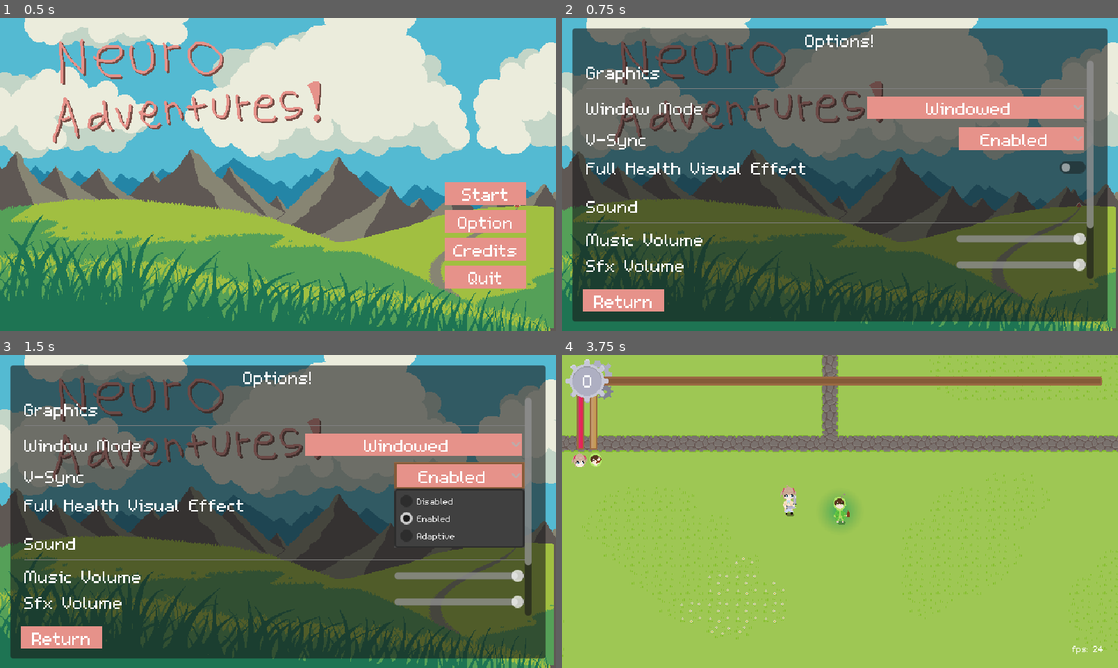
Above: before the commit, frames 1-4 (two rows, left to right).
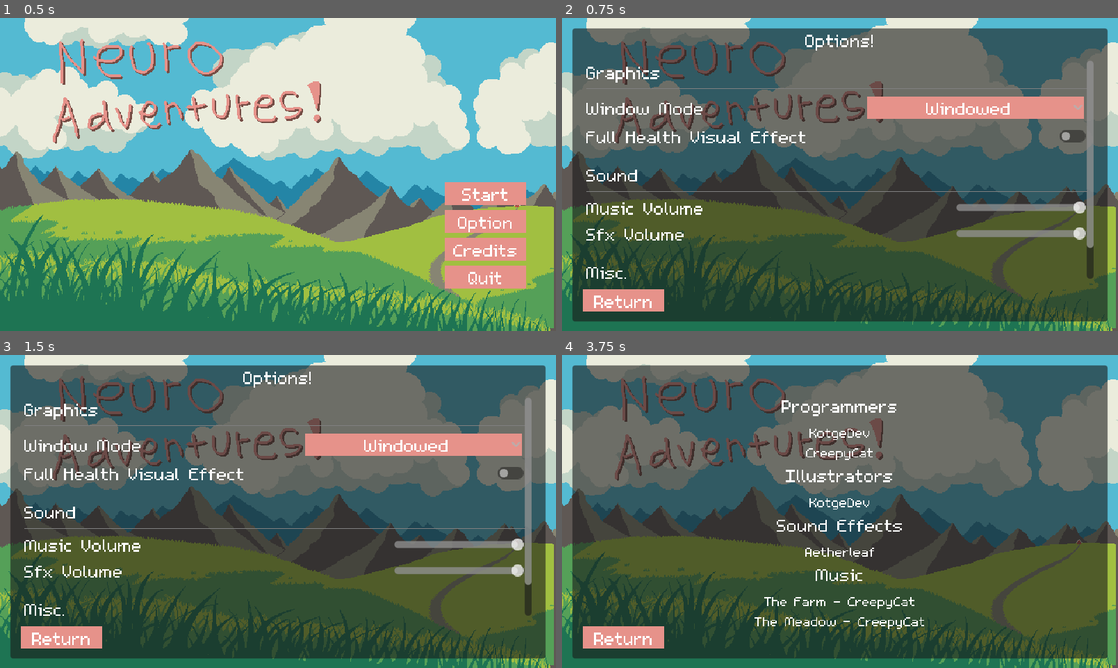
Above: after the commit, the same moments.

Repository: KotgeDev/Neuro-Adventures
Game: Godot game, scene res://scenes/ui/menu.tscn
Same seed, same stepped clock (60 frames per second), same inputs: the game is played once before the commit and once after it.
Inputs (mouse positions are in pixels of both pictures, inside the frame that each line leads up to):
- Up to frame 1 (0.5 s): no input
- Up to frame 2 (0.75 s): click "Option" at 0.5 s
- Up to frame 3 (1.5 s): click (461, 473) at 1.25 s, where only the run before the commit has a clickable "Enabled"
- Up to frame 4 (3.75 s): click "Return" at 2 s; click "Credits" at 2.75 s; click (1045, 530) at 3.5 s, where only the run before the commit has a clickable "Start"

Frame 1 is identical in both runs. In frame 2, 6.1% of the frame differs, in the area x 4-96%, y 34-84%; in frame 3, 9.8%; in frame 4, 96%, in the area x 0-100%, y 0-100%.

Commit message:
last update before optimization

Diff:
--- a/scenes/maps/farm.tscn
+++ b/scenes/maps/farm.tscn
@@ -610,7 +610,7 @@
 }
 point_count = 5
 
-[node name="Farm" type="Node2D" groups=["map"]]
+[node name="Farm" type="Node2D"]
 y_sort_enabled = true
 script = ExtResource("1_wx0jl")
 
--- a/scenes/options/options_menu.tscn
+++ b/scenes/options/options_menu.tscn
@@ -1,9 +1,8 @@
-[gd_scene load_steps=9 format=3 uid="uid://b6j6utnkndtjo"]
+[gd_scene load_steps=8 format=3 uid="uid://b6j6utnkndtjo"]
 
 [ext_resource type="Script" path="res://scripts/options/options_menu.gd" id="1_ap703"]
 [ext_resource type="Theme" uid="uid://cbqv70ya041cw" path="res://assets/themes/default_theme.tres" id="3_fx5r4"]
 [ext_resource type="Script" path="res://scripts/options/window_mode_options.gd" id="4_s65oh"]
-[ext_resource type="Script" path="res://scripts/options/vsync_options.gd" id="4_y0ndy"]
 [ext_resource type="PackedScene" uid="uid://b3ylcqvevfyfh" path="res://scenes/options/volume_slider.tscn" id="5_05trf"]
 [ext_resource type="Script" path="res://scripts/options/full_health_toggle.gd" id="5_ogmc3"]
 [ext_resource type="Script" path="res://scripts/options/fps_counter_toggle.gd" id="6_s04cr"]
@@ -93,29 +92,8 @@
 popup/item_3/id = 3
 script = ExtResource("4_s65oh")
 
-[node name="VsyncContainer" type="HBoxContainer" parent="OptionsPanel/ScrollContainer/VBoxContainer"]
-layout_mode = 2
-
-[node name="Label" type="Label" parent="OptionsPanel/ScrollContainer/VBoxContainer/VsyncContainer"]
-layout_mode = 2
-size_flags_horizontal = 3
-text = "V-Sync"
-
-[node name="VsyncOptions" type="OptionButton" parent="OptionsPanel/ScrollContainer/VBoxContainer/VsyncContainer"]
-custom_minimum_size = Vector2(150, 0)
-layout_mode = 2
-alignment = 1
-item_count = 3
-selected = 1
-popup/item_0/text = "Disabled"
-popup/item_0/id = 0
-popup/item_1/text = "Enabled"
-popup/item_1/id = 1
-popup/item_2/text = "Adaptive"
-popup/item_2/id = 2
-script = ExtResource("4_y0ndy")
-
 [node name="FullHealthContainer" type="HBoxContainer" parent="OptionsPanel/ScrollContainer/VBoxContainer"]
+unique_name_in_owner = true
 layout_mode = 2
 
 [node name="Label" type="Label" parent="OptionsPanel/ScrollContainer/VBoxContainer/FullHealthContainer"]
--- /dev/null
+++ b/scenes/ui/credits.tscn
@@ -0,0 +1,117 @@
+[gd_scene load_steps=3 format=3 uid="uid://bnaykxnl0tv10"]
+
+[ext_resource type="Script" path="res://scripts/ui/credits.gd" id="1_epnf3"]
+[ext_resource type="Script" path="res://scripts/ui/button_with_sfx.gd" id="1_y1d8a"]
+
+[node name="Credits" type="Control"]
+layout_mode = 3
+anchors_preset = 0
+offset_right = 40.0
+offset_bottom = 40.0
+script = ExtResource("1_epnf3")
+
+[node name="CreditsPanel" type="Panel" parent="."]
+layout_mode = 1
+anchors_preset = 8
+anchor_left = 0.5
+anchor_top = 0.5
+anchor_right = 0.5
+anchor_bottom = 0.5
+offset_left = -8.0
+offset_top = -8.5
+offset_right = 608.0
+offset_bottom = 328.5
+grow_horizontal = 2
+grow_vertical = 2
+
+[node name="CenterContainer" type="CenterContainer" parent="CreditsPanel"]
+layout_mode = 1
+anchors_preset = 8
+anchor_left = 0.5
+anchor_top = 0.5
+anchor_right = 0.5
+anchor_bottom = 0.5
+offset_left = -110.5
+offset_top = -138.5
+offset_right = 110.5
+offset_bottom = 138.5
+grow_horizontal = 2
+grow_vertical = 2
+
+[node name="VBoxContainer" type="VBoxContainer" parent="CreditsPanel/CenterContainer"]
+layout_mode = 2
+
+[node name="Title1" type="Label" parent="CreditsPanel/CenterContainer/VBoxContainer"]
+custom_minimum_size = Vector2(0, 30)
+layout_mode = 2
+text = "Programmers"
+horizontal_alignment = 1
+
+[node name="Label2" type="Label" parent="CreditsPanel/CenterContainer/VBoxContainer"]
+layout_mode = 2
+theme_override_font_sizes/font_size = 24
+text = "KotgeDev"
+horizontal_alignment = 1
+
+[node name="Label3" type="Label" parent="CreditsPanel/CenterContainer/VBoxContainer"]
+layout_mode = 2
+theme_override_font_sizes/font_size = 24
+text = "CreepyCat"
+horizontal_alignment = 1
+
+[node name="Title2" type="Label" parent="CreditsPanel/CenterContainer/VBoxContainer"]
+custom_minimum_size = Vector2(0, 30)
+layout_mode = 2
+text = "Illustrators"
+horizontal_alignment = 1
+
+[node name="Label5" type="Label" parent="CreditsPanel/CenterContainer/VBoxContainer"]
+layout_mode = 2
+theme_override_font_sizes/font_size = 24
+text = "KotgeDev"
+horizontal_alignment = 1
+
+[node name="Title3" type="Label" parent="CreditsPanel/CenterContainer/VBoxContainer"]
+custom_minimum_size = Vector2(0, 30)
+layout_mode = 2
+text = "Sound Effects"
+horizontal_alignment = 1
+
+[node name="Label7" type="Label" parent="CreditsPanel/CenterContainer/VBoxContainer"]
+layout_mode = 2
+theme_override_font_sizes/font_size = 24
+text = "Aetherleaf
+"
+horizontal_alignment = 1
+
+[node name="Title4" type="Label" parent="CreditsPanel/CenterContainer/VBoxContainer"]
+custom_minimum_size = Vector2(0, 30)
+layout_mode = 2
+text = "Music"
+horizontal_alignment = 1
+
+[node name="Label10" type="Label" parent="CreditsPanel/CenterContainer/VBoxContainer"]
+layout_mode = 2
+theme_override_font_sizes/font_size = 24
+text = "The Farm - CreepyCat
+"
+horizontal_alignment = 1
+
+[node name="Label11" type="Label" parent="CreditsPanel/CenterContainer/VBoxContainer"]
+layout_mode = 2
+theme_override_font_sizes/font_size = 24
+text = "The Meadow - CreepyCat
+"
+horizontal_alignment = 1
+
+[node name="ReturnButton" type="Button" parent="."]
+custom_minimum_size = Vector2(100, 0)
+layout_mode = 0
+offset_left = 21.0
+offset_top = 309.0
+offset_right = 121.0
+offset_bottom = 341.0
+text = "Return"
+script = ExtResource("1_y1d8a")
+
+[connection signal="pressed" from="ReturnButton" to="." method="_on_return_button_pressed"]
--- a/scenes/ui/hud.tscn
+++ b/scenes/ui/hud.tscn
@@ -71,6 +71,7 @@
 
 [node name="AiBarFull" type="Sprite2D" parent="HealthBars"]
 unique_name_in_owner = true
+visible = false
 material = ExtResource("12_x3twt")
 position = Vector2(46, 113)
 texture = ExtResource("3_h2em7")
@@ -89,6 +90,7 @@
 
 [node name="CollabPartnerBarFull" type="Sprite2D" parent="HealthBars"]
 unique_name_in_owner = true
+visible = false
 material = ExtResource("12_x3twt")
 position = Vector2(61, 113)
 texture = ExtResource("6_uyxdy")
--- a/scenes/ui/menu.tscn
+++ b/scenes/ui/menu.tscn
@@ -6,6 +6,7 @@
 [ext_resource type="Script" path="res://scripts/ui/button_with_sfx.gd" id="3_q60to"]
 [ext_resource type="PackedScene" uid="uid://dh53uv4y0tqn3" path="res://scenes/shared/music_player.tscn" id="4_ddx3h"]
 [ext_resource type="AudioStream" uid="uid://br2sr5r7ybai2" path="res://assets/songs/themeadow.wav" id="5_5ndmk"]
+[ext_resource type="PackedScene" uid="uid://bnaykxnl0tv10" path="res://scenes/ui/credits.tscn" id="7_0vgrq"]
 
 [node name="Menu" type="Control"]
 layout_mode = 3
@@ -15,6 +16,9 @@
 grow_horizontal = 2
 grow_vertical = 2
 script = ExtResource("1_833i5")
+
+[node name="MusicPlayer" parent="." instance=ExtResource("4_ddx3h")]
+musicFile = ExtResource("5_5ndmk")
 
 [node name="TextureRect" type="TextureRect" parent="."]
 layout_mode = 1
@@ -60,10 +64,12 @@
 visible = false
 layout_mode = 1
 
-[node name="MusicPlayer" parent="." instance=ExtResource("4_ddx3h")]
-musicFile = ExtResource("5_5ndmk")
+[node name="Credits" parent="." instance=ExtResource("7_0vgrq")]
+visible = false
 
 [connection signal="pressed" from="VBoxContainer/StartButton" to="." method="_on_start_button_pressed"]
 [connection signal="pressed" from="VBoxContainer/OptionButton" to="." method="_on_option_button_pressed"]
+[connection signal="pressed" from="VBoxContainer/CreditsButton" to="." method="_on_credits_button_pressed"]
 [connection signal="pressed" from="VBoxContainer/QuitButton" to="." method="_on_quit_button_pressed"]
 [connection signal="close_options" from="OptionsMenu" to="." method="_on_options_close_options"]
+[connection signal="close_credits" from="Credits" to="." method="_on_credits_close_credits"]
--- a/scripts/characters/ais/ai.gd
+++ b/scripts/characters/ais/ai.gd
@@ -93,7 +93,7 @@
 	if health >= MAX_HEALTH:
 		health = MAX_HEALTH
 
-	Globals.update_ai_health.emit(MAX_HEALTH, health)
+	Globals.update_ai_health.emit(MAX_HEALTH, health, false)
 
 func _on_path_find_timer_timeout():
 	make_path()
--- a/scripts/characters/collab_partners/collab_partner.gd
+++ b/scripts/characters/collab_partners/collab_partner.gd
@@ -10,7 +10,7 @@
 @export var EXP_REQ_INCREMENT := 4
 @export var EXP_REQ_INIT := 2
 @export var BASE_PICKUP_RANGE := 50.0
-@export var CREGGS_HEALTH := 7.0
+@export var CREGGS_HEALTH := 6.0
 #endregion
 
 #region NODES
@@ -37,11 +37,11 @@
 #endregion
 
 func _ready() -> void:
+	connect_signals()
 	add_to_group("collab_partner")
 	collectcircle.texture.gradient.set_color(1, Color(collectcircle.texture.gradient.get_color(1), 0))
 	collectcircle.texture.gradient.set_color(0, Color(collectcircle.texture.gradient.get_color(0), circle_occ))
 	_on_powerup_get()
-	connect_signals()
 
 func connect_signals() -> void:
 	Globals.damage_collab_partner.connect(_on_hurtbox_take_damage)
@@ -96,7 +96,7 @@
 	if health >= MAX_HEALTH:
 		health = MAX_HEALTH
 
-	Globals.update_collab_partner_health.emit(MAX_HEALTH, health)
+	Globals.update_collab_partner_health.emit(MAX_HEALTH, health, false)
 
 func damage_received_modifiers_collab(BASE_DAMAGE: float) -> float:
 	var modified_damage := BASE_DAMAGE
--- a/scripts/enemies/boss_scenes/archer_boss.gd
+++ b/scripts/enemies/boss_scenes/archer_boss.gd
@@ -5,7 +5,7 @@
 @export var ACCELERATION := 500
 @export var FRICTION := 500
 @export var MAX_HEALTH := 500.0
-@export var DAMAGE := 1.0
+@export var DAMAGE := 12.0
 @export var ATTACK_INTERVAL := 1.5
 @export var PATH_FIND_INTERVAL := 2.0
 
--- a/scripts/maps/farm.gd
+++ b/scripts/maps/farm.gd
@@ -17,12 +17,11 @@
 var archer_boss = preload("res://scenes/enemies/boss_scenes/archer_boss.tscn")
 #endregion
 
-func _ready() -> void:
-	Globals.map_ready.emit()
-	call_deferred("spawn_enemies")
+func spawn_enemies() -> void:
+	await get_tree().process_frame
 
-func spawn_enemies() -> void:
-	await get_tree().physics_frame
+	Globals.spawn.emit(kobold_template, 200, 0.1)
+	return
 
 	# 30 sec prep time
 	Globals.spawn.emit(slime_template, 50, 0.2)
@@ -48,7 +47,7 @@
 	add_march(left_right_flank, soldier_template, 43.0)
 	await get_tree().create_timer(50, false).timeout
 	# All first wave enemise spawned at this point.
-	await get_tree().create_timer(35, false).timeout
+	await get_tree().create_timer(30, false).timeout
 
 	# Third Wave
 	print("THIRD WAVE STARTING")
@@ -58,7 +57,7 @@
 	Globals.spawn.emit(soldier_template, 100, 1.0)
 	await get_tree().create_timer(100, false).timeout
 	# All first wave enemise spawned at this point.
-	await get_tree().create_timer(35, false).timeout
+	await get_tree().create_timer(30, false).timeout
 
 	# Final Wave
 	print("FINAL WAVE STARTING")
--- a/scripts/maps/map.gd
+++ b/scripts/maps/map.gd
@@ -5,3 +5,11 @@
 @export var NTX_STEP := 0.02
 
 var ntx_chance := 0.05
+
+func _ready() -> void:
+	add_to_group("map")
+	Globals.map_ready.emit()
+	spawn_enemies()
+
+func spawn_enemies() -> void:
+	pass
--- a/scripts/options/saved_options.gd
+++ b/scripts/options/saved_options.gd
@@ -16,7 +16,6 @@
 	"window_mode": WindowMode.WINDOWED,
 	"sfx_volume": 1.0,
 	"music_volume": 1.0,
-	"vsync_mode": DisplayServer.VSYNC_ENABLED,
 	"fps_counter": true,
 	"full_health_effect": false
 }
@@ -40,7 +39,6 @@
 
 func set_default_settings() -> void:
 	set_window_mode(settings.window_mode)
-	DisplayServer.window_set_vsync_mode(settings.vsync_mode)
 	AudioServer.set_bus_volume_db(
 		AudioServer.get_bus_index("music"),
 		linear_to_db(settings.music_volume)
--- /dev/null
+++ b/scripts/ui/credits.gd
@@ -0,0 +1,7 @@
+extends Control
+
+signal close_credits
+
+func _on_return_button_pressed():
+	visible = false
+	close_credits.emit()
--- a/scripts/ui/hud.gd
+++ b/scripts/ui/hud.gd
@@ -15,7 +15,6 @@
 @onready var options_menu = $OptionsMenu
 @onready var ai_bar_full = %AiBarFull
 @onready var collab_partner_bar_full = %CollabPartnerBarFull
-var collab_partner
 #endregion
 
 #region UI Shake Handler (Scuffed Code Ahead)
@@ -41,14 +40,17 @@
 #endregion
 
 func _ready() -> void:
+	connect_signals()
+
 	ashakepos = ai_health_bar.position
 	cshakepos = collab_partner_health_bar.position
 	set_fps_counter_state(SavedOptions.settings.fps_counter)
 	if SavedOptions.settings.full_health_effect:
 		ai_bar_full.visible = true
 		collab_partner_bar_full.visible = true
-
-	connect_signals()
+	else:
+		ai_bar_full.visible = false
+		collab_partner_bar_full.visible = false
 
 func connect_signals() -> void:
 	Globals.game_over.connect(_on_game_over)
@@ -58,11 +60,10 @@
 	Globals.update_exp_bar.connect(_on_update_exp_bar)
 	Globals.send_random_upgrades.connect(_on_send_random_upgrades)
 	Globals.send_all_existing_upgrades.connect(_on_send_all_existing_upgrades)
+	Globals.change_fps_counter_state.connect(set_fps_counter_state)
 	Globals.map_ready.connect(_on_map_ready)
-	Globals.change_fps_counter_state.connect(set_fps_counter_state)
 
 func _on_map_ready() -> void:
-	collab_partner = get_tree().get_first_node_in_group("collab_partner")
 	start_time_msec = Time.get_ticks_msec()
 
 func _process(delta: float) -> void:
@@ -155,7 +156,7 @@
 			cshake = false
 			collab_partner_health_bar.position = cshakepos
 
-func _on_update_ai_health(max: float, health: float) -> void:
+func _on_update_ai_health(max: float, health: float, loss := true) -> void:
 	if SavedOptions.settings.full_health_effect:
 		if health == max:
 			ai_bar_full.visible = true
@@ -164,10 +165,11 @@
 
 	if health >= 0.0:
 		ai_health_bar.value = health / max * 100
+	if loss:
 		ashake = true
 		ashaketime = 0.25
 
-func _on_update_collab_partner_health(max: float, health: float) -> void:
+func _on_update_collab_partner_health(max: float, health: float, loss := true) -> void:
 	if SavedOptions.settings.full_health_effect:
 		if health == max:
 			collab_partner_bar_full.visible = true
@@ -176,6 +178,7 @@
 
 	if health >= 0.0:
 		collab_partner_health_bar.value = health / max * 100
+	if loss:
 		cshake = true
 		cshaketime = 0.25
 
@@ -223,11 +226,11 @@
 		choice_panel_container.add_child(choice_panel)
 
 func _on_mouse_over_upgrade() -> void:
-	AudioSystem.play_sfx(menu_blip2, collab_partner.global_position)
+	AudioSystem.play_sfx(menu_blip2, Vector2(640 / 2.0, 340 / 2.0))
 
 func _on_upgrade_selected(upgrade: Upgrade) -> void:
 	unpause_game()
-	AudioSystem.play_sfx(menu_blip2, collab_partner.global_position)
+	AudioSystem.play_sfx(menu_blip2, Vector2(640 / 2.0, 340 / 2.0))
 	Globals.lvl_up.emit(upgrade)
 	upgrade_menu.visible = false
 	var container = choice_panel_container
--- a/scripts/ui/menu.gd
+++ b/scripts/ui/menu.gd
@@ -1,6 +1,7 @@
 extends Control
 
 @onready var options_menu = $OptionsMenu
+@onready var credits = $Credits
 @onready var v_box_container = $VBoxContainer
 
 func _on_start_button_pressed():
@@ -15,3 +16,10 @@
 
 func _on_quit_button_pressed():
 	get_tree().quit()
+
+func _on_credits_button_pressed():
+	credits.visible = true
+	v_box_container.visible = false
+
+func _on_credits_close_credits():
+	v_box_container.visible = true
--- a/scripts/upgrades/cookies_upgrade.gd
+++ b/scripts/upgrades/cookies_upgrade.gd
@@ -2,8 +2,8 @@
 
 @export var lv1_chance = 0.01
 @export var lv2_chance = 0.02
-@export var lv3_chance = 0.05
-@export var lv4_chance = 0.10
+@export var lv3_chance = 0.03
+@export var lv4_chance = 0.05
 
 @onready var ai: AI = get_parent()
 
--- a/scripts/upgrades/creggs_upgrade.gd
+++ b/scripts/upgrades/creggs_upgrade.gd
@@ -2,8 +2,8 @@
 
 @export var lv1_chance = 0.01
 @export var lv2_chance = 0.02
-@export var lv3_chance = 0.05
-@export var lv4_chance = 0.10
+@export var lv3_chance = 0.03
+@export var lv4_chance = 0.05
 
 @onready var collab_partner: CollabPartner = get_parent()
 
--- a/scripts/upgrades/dm_allegations.gd
+++ b/scripts/upgrades/dm_allegations.gd
@@ -3,6 +3,7 @@
 @onready var collab_partner = get_tree().get_first_node_in_group("collab_partner")
 
 var accumulated_damage := 0.0
+var chance: float
 
 func _ready() -> void:
 	add_to_group("dm_allegations")
@@ -23,3 +24,12 @@
 			modified_damage = 0.0
 
 	return modified_damage
+
+func sync_level() -> void:
+	match upgrade.lvl:
+		1:
+			chance = 0.002  # 1 in 500
+		2:
+			chance = 0.003  # 1 in 300
+		3:
+			chance = 0.005  # 1 in 200
--- a/scripts/upgrades/upgrade_manager.gd
+++ b/scripts/upgrades/upgrade_manager.gd
@@ -59,10 +59,10 @@
 		"Creggs",
 		preload("res://assets/upgrades/creggs_icon.png"),
 		[
-			"1% chance for enemies to drop a chicken bake (Gives 7 HP to the Collab Partner)",
+			"1% chance for enemies to drop a chicken bake (Gives 6 HP to the Collab Partner)",
 			"2% chance for enemies to drop chicken bake ",
-			"5% chance for enemies to drop chicken bake ",
-			"10% chance for enemies to drop chicken bake"
+			"3% chance for enemies to drop chicken bake ",
+			"5% chance for enemies to drop chicken bake"
 		],
 		Globals.UpgradeType.COLLAB_PARTNER_UPGRADE,
 		4,
@@ -75,8 +75,8 @@
 		[
 			"1% chance for enemies to drop cookies (Gives 5 HP to the AI)",
 			"2% chance for enemies to drop cookies ",
-			"5% chance for enemies to drop cookies ",
-			"10% chance for enemies to drop cookies"
+			"3% chance for enemies to drop cookies ",
+			"5% chance for enemies to drop cookies"
 		],
 		Globals.UpgradeType.AI_UPGRADE,
 		4,
@@ -205,9 +205,9 @@
 		"DM Allegations",
 		preload("res://assets/upgrades/dm_allegations_icon.png"),
 		[
-			"Vedal ignores 50% of damage, but ignored damage is accumulated with a 0.1% chance of being inflicted at once",
-			"Vedal ignores 75% of damage, but ignored damage is accumulated with a 0.1% chance of being inflicted at once",
-			"Vedal ignores 100% of damage, but ignored damage is accumulated with a 0.1% chance of being inflicted at once"
+			"Vedal ignores 50% of damage, but ignored damage is accumulated with a 0.2% chance of being inflicted at once",
+			"Vedal ignores 75% of damage, but ignored damage is accumulated with a 0.3% chance of being inflicted at once",
+			"Vedal ignores 100% of damage, but ignored damage is accumulated with a 0.5% chance of being inflicted at once"
 		],
 		Globals.UpgradeType.COLLAB_PARTNER_UPGRADE,
 		3,
Not shown, changed: export_presets.cfg
Not shown: 1 places in scenes/ui/menu.tscn that only renumber resources
